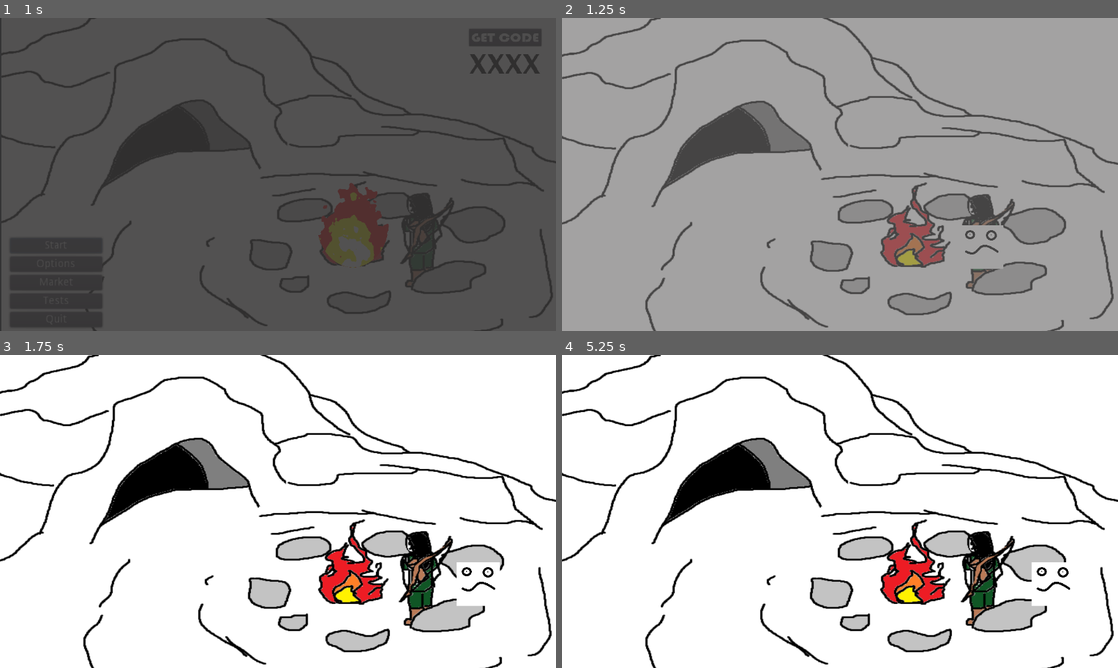
Above: before the commit, frames 1-4 (two rows, left to right).
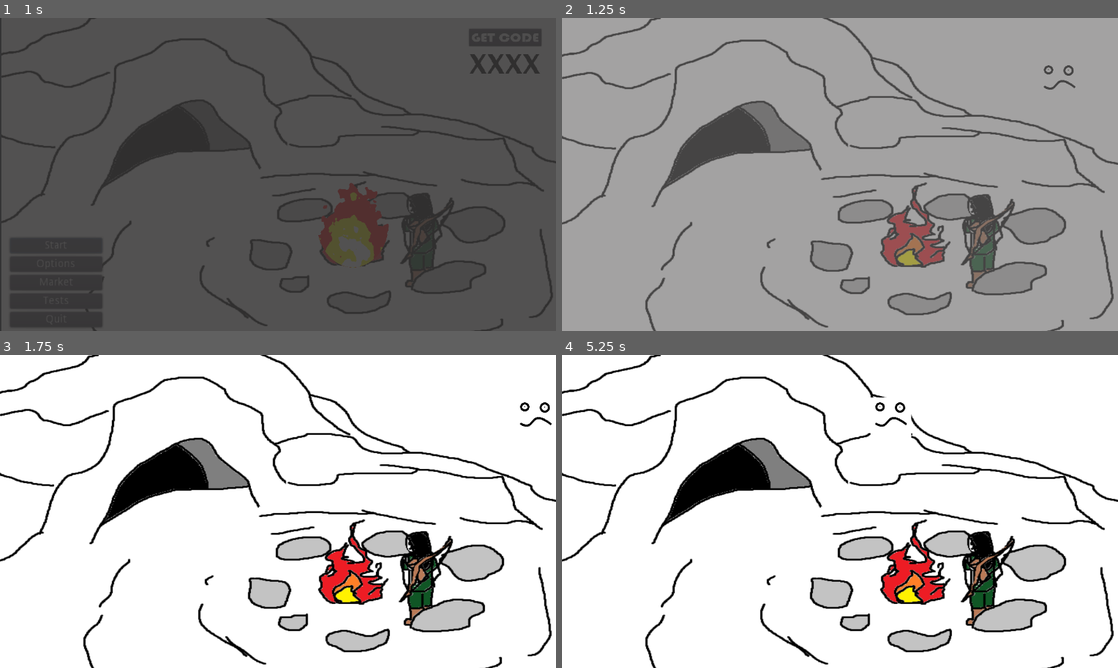
Above: after the commit, the same moments.

Repository: rwyndrum4/MENDAX
Game: Godot game, scene res://Scenes/mainMenu/mainMenu.tscn
The game is run twice, just before and just after one commit, with the same random seed, the same clock (stepped at 60 frames per second) and the same inputs.
Inputs:
- Up to frame 1 (1 s): click "Start" at 0.5 s
- Up to frame 2 (1.25 s): no input
- Up to frame 3 (1.75 s): hold Right (ui_right) from 1.28 s (still down)
- Up to frame 4 (5.25 s): release Right (ui_right) at 2.03 s; hold Down (ui_down) 2.03-2.78 s; hold Right (ui_right) 2.78-3.53 s; tap Enter at 3.5 s; hold Up (ui_up) 3.53-4.28 s; hold Left (ui_left) from 4.28 s (still down)

Frame 1 is identical in both runs. In frame 2, 0.9% of the frame differs, in the area x 71-93%, y 15-81%; in frame 3, 0.7%; in frame 4, 0.7%.

Commit message:
Add boundary to start screen
Implement collision

Diff:
--- a/game/Scenes/startArea/PlayerCursor.gd
+++ b/game/Scenes/startArea/PlayerCursor.gd
@@ -1,21 +1,30 @@
 extends KinematicBody2D
 
-
-# Declare member variables here. Examples:
-# var a = 2
-# var b = "text"
+const ACCELERATION = 30000
+const MAX_SPEED = 800
+const FRICTION = 500
 
 var velocity = Vector2.ZERO
 
-
-# Called when the node enters the scene tree for the first time.
-func _ready():
-	pass # Replace with function body.
-
 func _physics_process(delta):
+	velocity = Vector2.ZERO
 	velocity.x = Input.get_action_strength("ui_right") - Input.get_action_strength("ui_left")
 	velocity.y = Input.get_action_strength("ui_down") - Input.get_action_strength("ui_up")
-	move_and_collide(5*velocity)
+	velocity = velocity.normalized()
+
+	if velocity != Vector2.ZERO:
+		velocity = velocity.move_toward(velocity*MAX_SPEED, ACCELERATION*delta)
+	else:
+		velocity = velocity.move_toward(Vector2.ZERO, FRICTION*delta)
+
+	velocity = move_and_collide(velocity*delta)
+
+
+	#for i in get_slide_count():
+		#var collision = get_slide_collision(i)
+		#if collision.collider is RigidBody2D:
+			#velocity.x = 0
+			#velocity.y = 0
 # Called every frame. 'delta' is the elapsed time since the previous frame.
 #func _process(delta):
 #	pass
--- a/game/Scenes/startArea/startArea.tscn
+++ b/game/Scenes/startArea/startArea.tscn
@@ -1,9 +1,11 @@
-[gd_scene load_steps=5 format=2]
+[gd_scene load_steps=6 format=2]
 
 [ext_resource path="res://Assets/mainMenuAssets/temp_bg.png" type="Texture" id=1]
 [ext_resource path="res://Scenes/startArea/startArea.gd" type="Script" id=2]
 [ext_resource path="res://Assets/playerCursor.png" type="Texture" id=3]
 [ext_resource path="res://Scenes/startArea/PlayerCursor.gd" type="Script" id=4]
+
+[sub_resource type="RectangleShape2D" id=1]
 
 [node name="startArea" type="Control"]
 anchor_right = 1.0
@@ -20,8 +22,34 @@
 stretch_mode = 1
 
 [node name="PlayerCursor" type="KinematicBody2D" parent="."]
+position = Vector2( 1145, 148 )
+scale = Vector2( 0.939095, 1.00174 )
 script = ExtResource( 4 )
+__meta__ = {
+"_edit_group_": true
+}
 
 [node name="Sprite" type="Sprite" parent="PlayerCursor"]
-position = Vector2( 966, 527 )
 texture = ExtResource( 3 )
+
+[node name="CollisionShape2D" type="CollisionShape2D" parent="PlayerCursor"]
+scale = Vector2( 5, 4.97178 )
+shape = SubResource( 1 )
+
+[node name="StaticBody2D" type="StaticBody2D" parent="."]
+
+[node name="CollisionPolygon2D" type="CollisionPolygon2D" parent="StaticBody2D"]
+scale = Vector2( 1.22813, 1.11475 )
+polygon = PoolVector2Array( -52.1118, 0, -6.51397, 0, 0, 0, 0, 667.413, -52.1118, 667.413 )
+
+[node name="CollisionPolygon2D2" type="CollisionPolygon2D" parent="StaticBody2D"]
+polygon = PoolVector2Array( 0, 0, 0, -64, 1280, -64, 1280, 0 )
+
+[node name="CollisionPolygon2D3" type="CollisionPolygon2D" parent="StaticBody2D"]
+position = Vector2( 1344, -24 )
+scale = Vector2( 1.22813, 1.11475 )
+polygon = PoolVector2Array( -52.1118, 0, -6.51397, 0, 0, 0, 0, 667.413, -52.1118, 667.413 )
+
+[node name="CollisionPolygon2D4" type="CollisionPolygon2D" parent="StaticBody2D"]
+position = Vector2( 0, 784 )
+polygon = PoolVector2Array( 0, 0, 0, -64, 1280, -64, 1280, -64, 1280, 0 )
